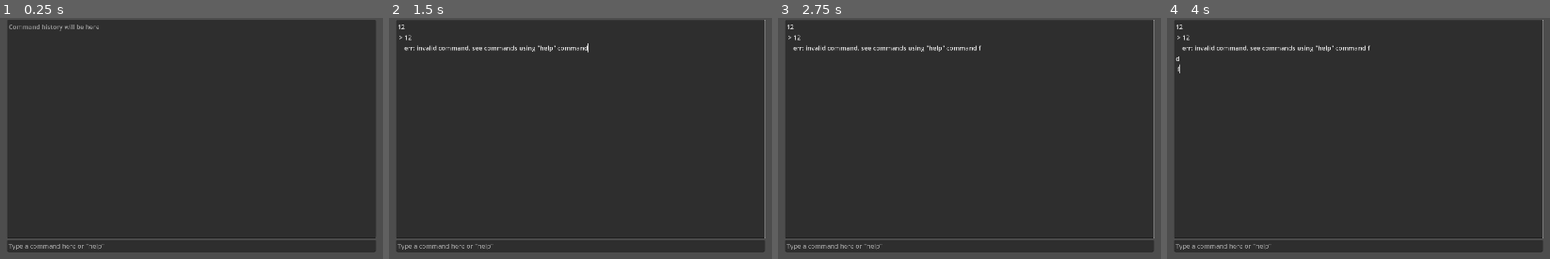
Above: before the commit, frames 1-4 (left to right).
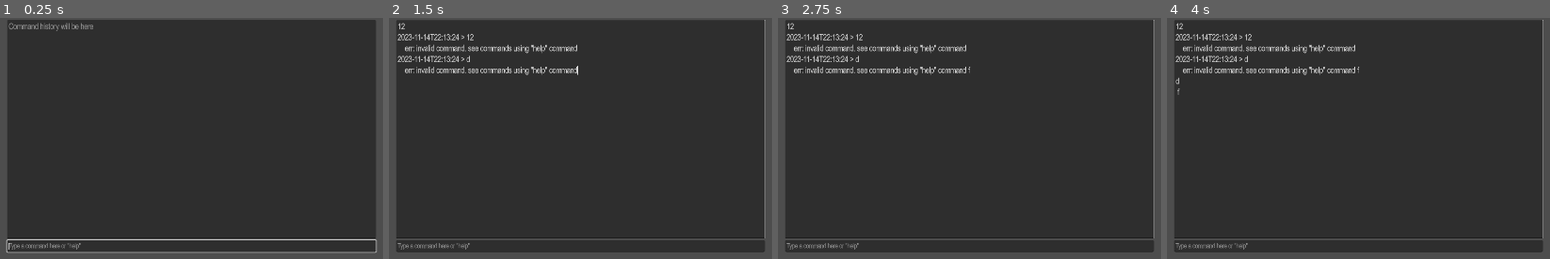
Above: after the commit, the same moments.

Repository: saenai255/godot-rpg
Game: Godot game, scene res://prefabs/debug_console.tscn
Same seed, same stepped clock (60 frames per second), same inputs: the game is played once before the commit and once after it. This scene is started directly instead of the project's main scene.
Inputs (mouse positions are in pixels of both pictures, inside the frame that each line leads up to):
- Up to frame 1 (0.25 s): no input
- Up to frame 2 (1.5 s): click (580, 128) at 0.52 s; type "12" at 0.6 s; click (580, 246) at 0.75 s; type "12" at 0.83 s; tap Enter at 1.25, 1.35 s; move the mouse to (737, 208) at 1.27 s; hold D from 1.28 s (still down); click (737, 208) at 1.42 s
- Up to frame 3 (2.75 s): tap Space at 2 s; move the mouse to (812, 249) at 2.02 s; release D at 2.03 s; tap F at 2.1 s
- Up to frame 4 (4 s): tap Enter at 2.75, 2.85 s; move the mouse to (1427, 136) at 2.77 s; hold D from 2.78 s (still down); tap Space at 3.5 s; move the mouse to (outside the picture) at 3.52 s; tap F at 3.6 s; click (outside the picture) at 3.67 s

The runs differ from the first frame. In frame 1, 1.7% of the frame differs, in the area x 1-99%, y 1-98%; in frame 2, 2.1%; in frame 3, 2.1%; in frame 4, 2.2%, in the area x 2-99%, y 1-97%.

Commit message:
add more commands

Diff:
--- a/autoloads/player_state.gd
+++ b/autoloads/player_state.gd
@@ -7,3 +7,5 @@
 func set_currency(value: int) -> void:
 	currency = value
 	currency_changed.emit(value)
+
+var player_instance : CharacterBody2D = null
--- a/prefabs/debug_console.tscn
+++ b/prefabs/debug_console.tscn
@@ -1,10 +1,19 @@
-[gd_scene load_steps=2 format=3 uid="uid://ibxipxoa7qw6"]
+[gd_scene load_steps=3 format=3 uid="uid://ibxipxoa7qw6"]
+
+[ext_resource type="FontFile" uid="uid://dhgnmjhvybfng" path="res://fonts/Arial Narrow/arialnarrow.ttf" id="1_tx8se"]
 
 [sub_resource type="GDScript" id="GDScript_u51tk"]
 script/source = "extends MarginContainer
 
 func _ready() -> void:
 	%Command.text_submitted.connect(handle_command)
+	%Command.grab_focus()
+
+func toggle() -> void:
+	visible = !visible
+	if visible:
+		%Command.clear()
+		%Command.grab_focus()
 
 func handle_command(command: String) -> void:
 	print_cmd(command)
@@ -39,6 +48,25 @@
 					print_info('added item [%s] x%d' % [item.name, quantity])
 				else:
 					print_info('err: item not found')
+	elif parts[0] == 'show':
+		if len(parts) > 1 and parts[1] == \"position\":
+			ok = true
+			print_info(\"X: %f\" % [PlayerState.player_instance.global_position.x])
+			print_info(\"Y: %f\" % [PlayerState.player_instance.global_position.y])
+	elif parts[0] == 'set':
+		if len(parts) > 1 and parts[1] == 'speed':
+			var last_speed = PlayerState.player_instance.SPEED
+			var speed := parts[2].to_int() if len(parts) > 2 and parts[2].is_valid_int() else 100
+			PlayerState.player_instance.SPEED = speed
+			ok = true
+			print_info('player speed set from %d to %d' % [last_speed, speed])
+	elif parts[0] == 'toggle':
+		if len(parts) > 1 and parts[1] == 'collision':
+			var col_shape: CollisionShape2D = PlayerState.player_instance.get_child(0)
+			col_shape.disabled = !col_shape.disabled
+			print_info('collisions set to ' + str(!col_shape.disabled))
+			ok = true
+
 	elif parts[0] == 'help':
 		ok = true
 		print_info('available commands:')
@@ -46,13 +74,17 @@
 		print_info(' - help')
 		print_info(' - add currency [copper]')
 		print_info(' - add item [id] [quantity=1]')
+		print_info(' - show position')
+		print_info(' - set speed [speed=100]')
+		print_info(' - toggle collision')
 
 
 	if !ok:
 		print_info('err: invalid command. see commands using \"help\" command')
 
 func print_cmd(cmd: String) -> void:
-	%History.text += \"\\n > \"
+	var now := Time.get_datetime_string_from_system()
+	%History.text += \"\\n\" + now + \" > \"
 	%History.text += cmd
 	%History.scroll_vertical = %History.get_v_scroll_bar().max_value
 func print_info(text: String) -> void:
@@ -78,6 +110,8 @@
 unique_name_in_owner = true
 layout_mode = 2
 size_flags_vertical = 3
+theme_override_fonts/font = ExtResource("1_tx8se")
+theme_override_font_sizes/font_size = 20
 placeholder_text = "Command history will be here"
 context_menu_enabled = false
 shortcut_keys_enabled = false
@@ -88,6 +122,9 @@
 
 [node name="Command" type="LineEdit" parent="VBoxContainer"]
 unique_name_in_owner = true
-custom_minimum_size = Vector2(0, 25)
+custom_minimum_size = Vector2(0, 30)
 layout_mode = 2
+theme_override_fonts/font = ExtResource("1_tx8se")
 placeholder_text = "Type a command here or \"help\""
+keep_editing_on_text_submit = true
+clear_button_enabled = true
--- a/prefabs/player.tscn
+++ b/prefabs/player.tscn
@@ -16,7 +16,7 @@
 const InventoryPrefab := preload(\"res://prefabs/inventory_node.tscn\")
 const DebugConsolePrefab := preload(\"res://prefabs/debug_console.tscn\")
 
-const SPEED := 100.0
+var SPEED := 100.0
 const RUN_SPEED_MULTIPLIER := 1.7
 
 enum Direction { Left, Right, Up, Down }
@@ -34,6 +34,7 @@
 
 func _ready() -> void:
 	$AnimatedSprite2D.play(\"idle_front\")
+	PlayerState.player_instance = self
 	PlayerState.inventory.store_item_quantity(Consts.ITEM_PLANT_FIBER, 15)
 	PlayerState.inventory.store_item_quantity(Consts.ITEM_ROUGH_STONE, 15)
 	PlayerState.inventory.store_item_quantity(Consts.ITEM_WOOD_LOG, 10)
@@ -47,8 +48,8 @@
 			debug_console = DebugConsolePrefab.instantiate()
 			$CanvasLayer.add_child(debug_console)
 		else:
-			debug_console.queue_free()
-	if debug_console != null:
+			debug_console.toggle()
+	if debug_console != null and debug_console.visible:
 		return
 
 	if Input.is_action_just_pressed(\"toggle_inventory\"):
